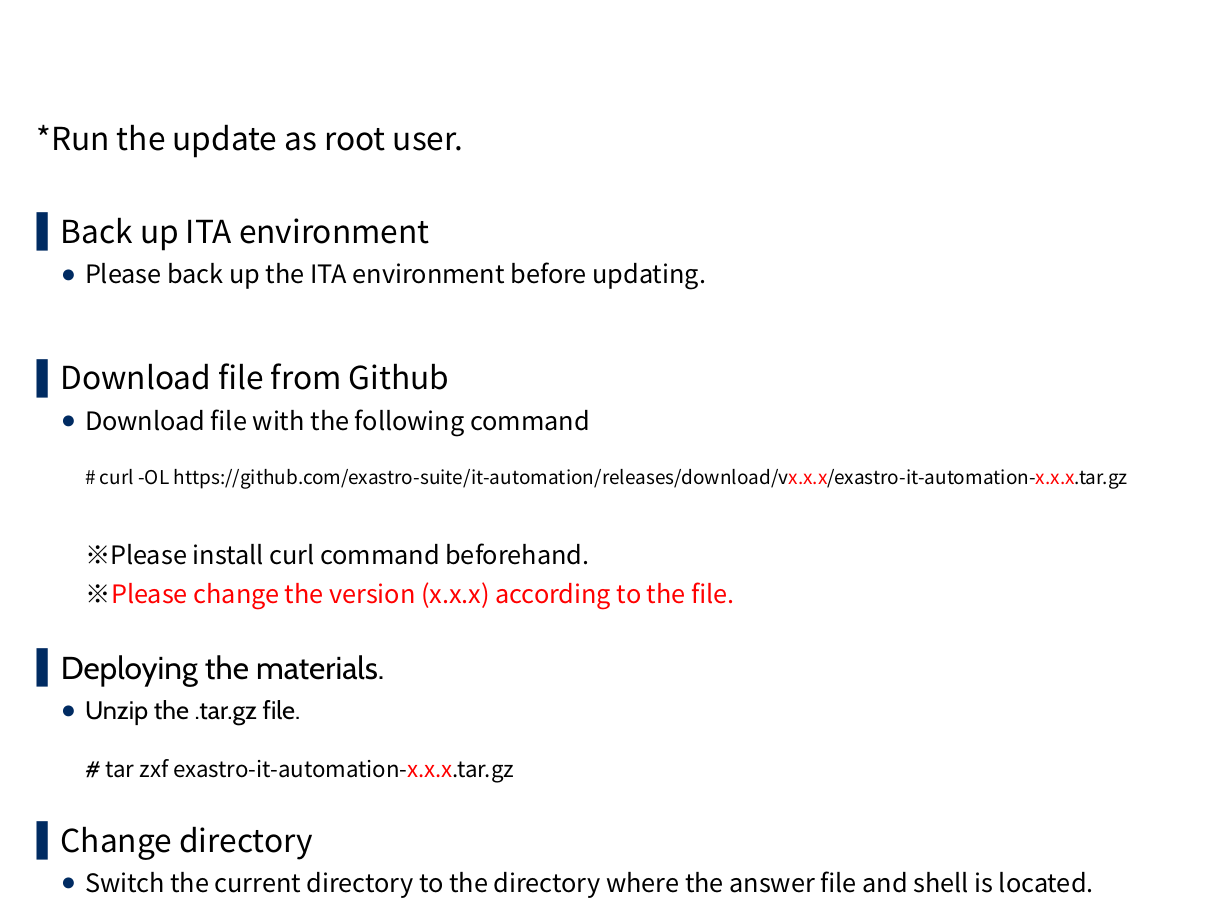
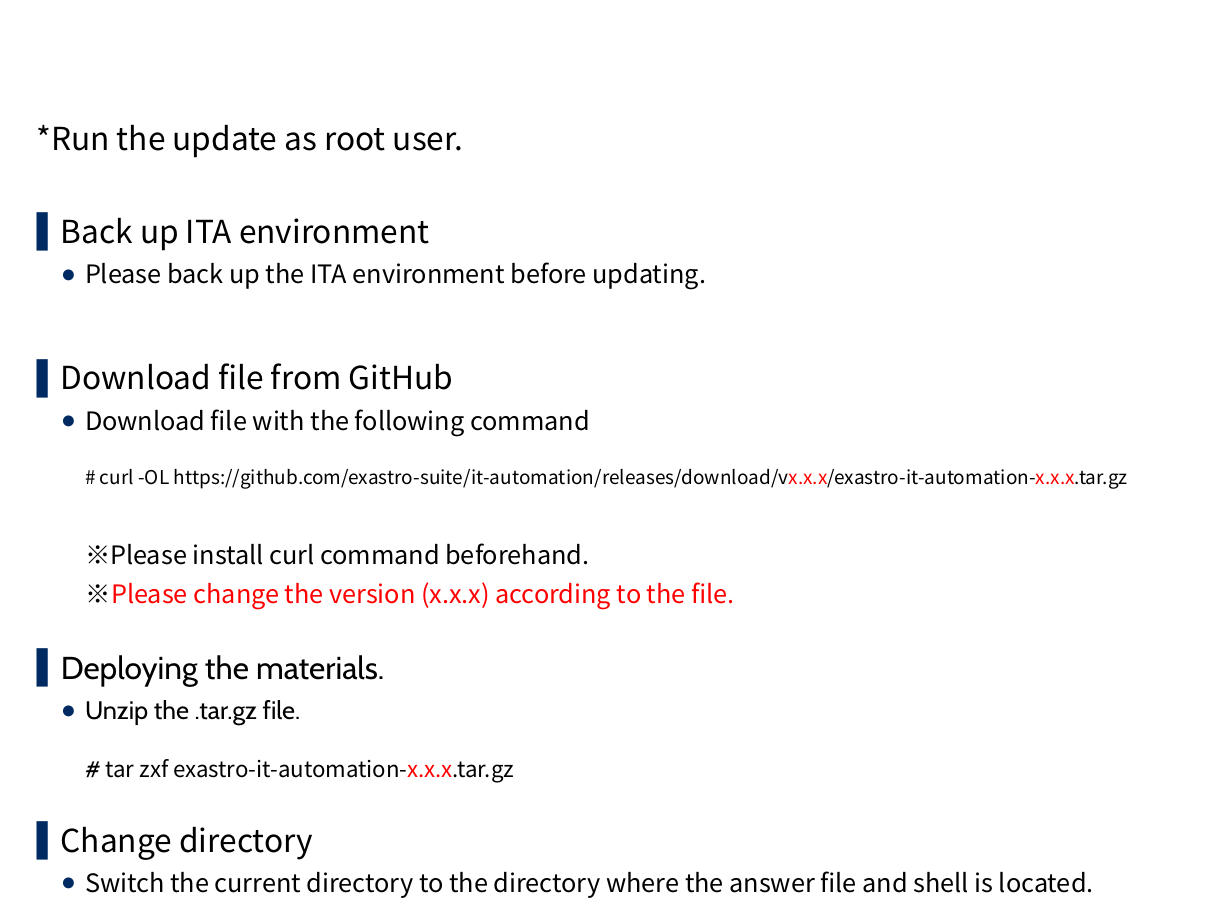
Before and after one commit to exastro-suite/it-automation-docs, a slide deck: slide 10 of asset/Learn/ITA-version-up_en.pptx. Drawn at 1232x924 pixels with LibreOffice and Linux fonts; fonts in the diff are those of the drawing; background and template pictures are left out. Boxes give left, top, right and bottom in pixels: in the first picture for what was removed or moved away, otherwise in the second. Text is boxed around its words. In the diff, an @@ line names an element or a change of style, - is before the commit and + after.

```diff
--- a/asset/Learn/ITA-version-up_en.pptx
+++ b/asset/Learn/ITA-version-up_en.pptx
@@ text at box(61, 363, 453, 390): text changed @@
-▌ Download file from Github
+▌ Download file from GitHub
```
Also in this commit, not shown: 9 other slides changed, 2 slides added, 16 other files.
